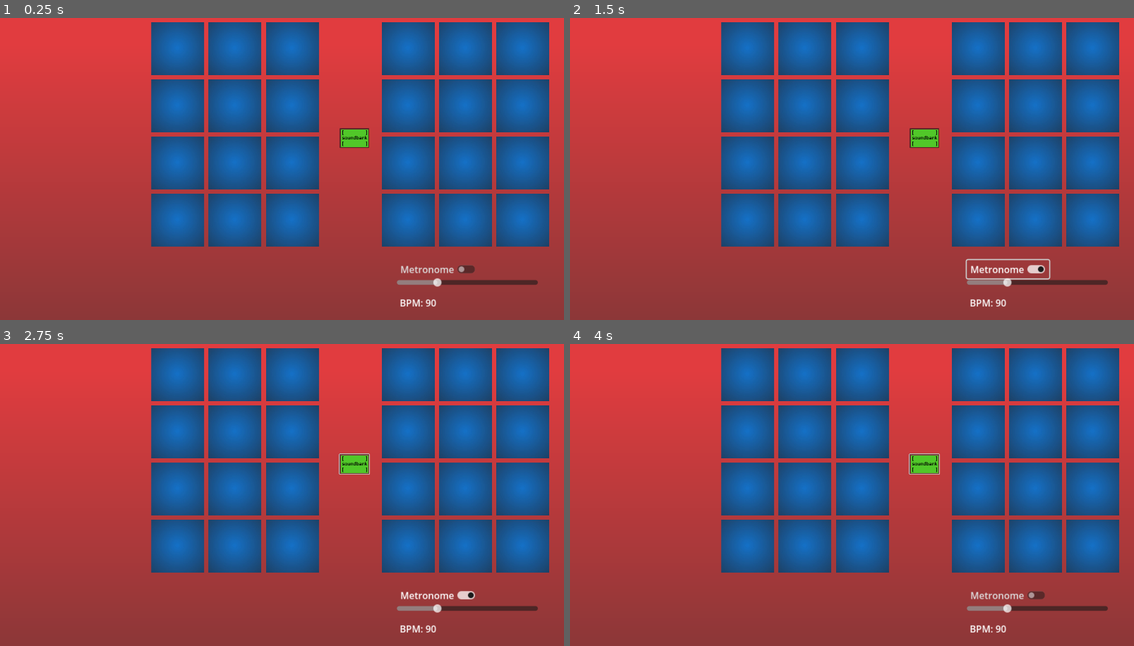
Above: before the commit, frames 1-4 (two rows, left to right).
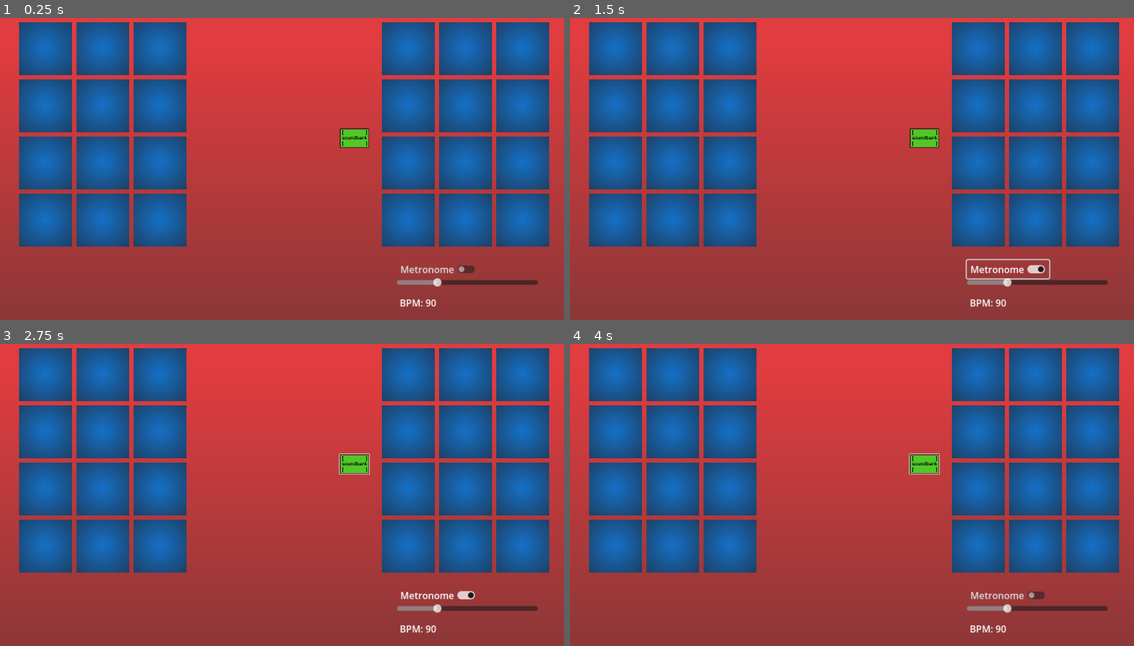
Above: after the commit, the same moments.

Repository: avery-gallant/hci-group-project
Game: Godot game, scene res://scenes/station.tscn
The game is run twice, just before and just after one commit, with the same random seed, the same clock (stepped at 60 frames per second) and the same inputs.
Inputs (mouse positions are in pixels of both pictures, inside the frame that each line leads up to):
- Up to frame 1 (0.25 s): no input
- Up to frame 2 (1.5 s): click (925, 138) at 0.5 s; click "Metronome" at 1.25 s
- Up to frame 3 (2.75 s): click (355, 464) at 2 s
- Up to frame 4 (4 s): click "Metronome" at 2.75 s; click (925, 464) at 3.5 s

The runs differ from the first frame. In frame 1, 33% of the frame differs, in the area x 3-57%, y 1-76%; in frame 2, 33%; in frame 3, 33%; in frame 4, 33%.

Commit message:
changed it : )

Diff:
--- a/Hci project/scenes/grid_2.gd
+++ b/Hci project/scenes/grid_2.gd
@@ -3,12 +3,10 @@
 @export var spacing : float
 @export var buttonWidth : float
 @export var dimensions : Vector2
-@export var gridGap: float
 
 func _ready():
-	position.x = 1920 - 50 - 2*(dimensions.x*(buttonWidth + spacing)) - gridGap
+	position.x = 50
 	position.y = 50
-	var pos = position
 	var xIndex : int = 0
 	var yIndex : int = 0
 	for button in get_children():
--- a/Hci project/scenes/station.tscn
+++ b/Hci project/scenes/station.tscn
@@ -63,7 +63,6 @@
 spacing = 15.0
 buttonWidth = 180.0
 dimensions = Vector2(3, 4)
-gridGap = 200.0
 
 [node name="SoundButton" parent="soundButtons/grid2" instance=ExtResource("2_y2sr4")]
 z_index = 1
